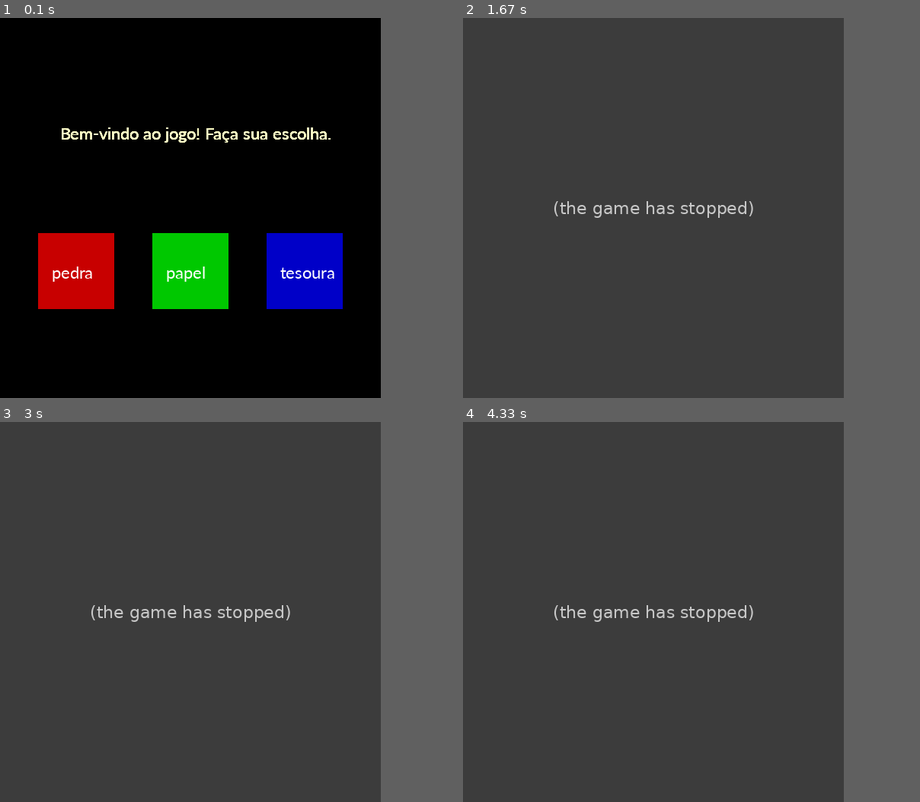
Above: before the commit, frames 1-4 (two rows, left to right).
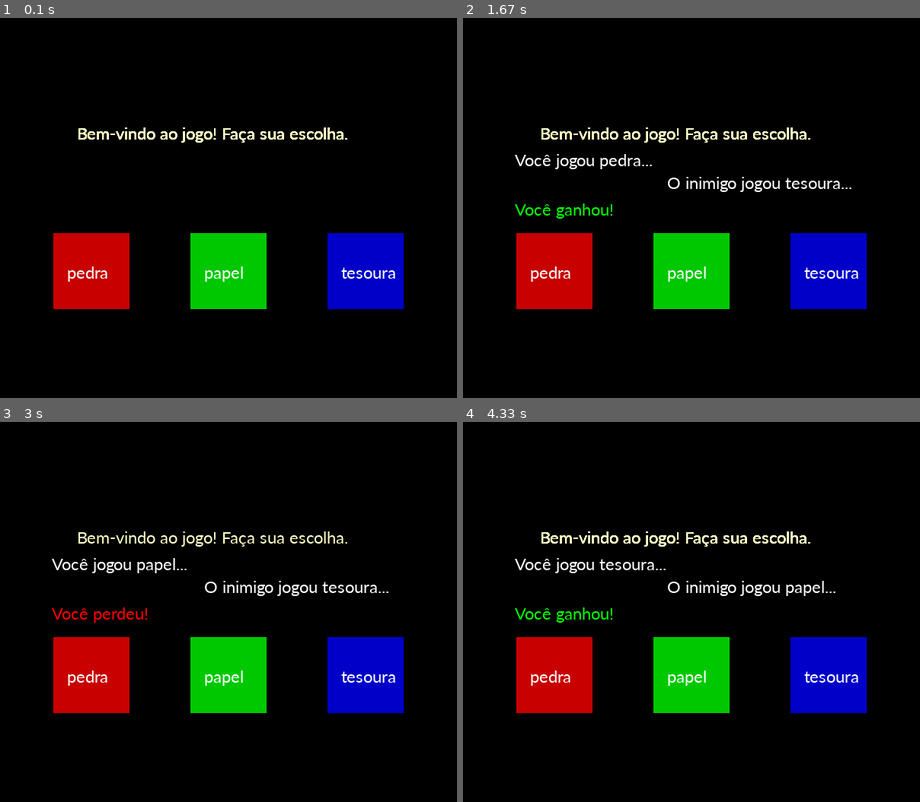
Above: after the commit, the same moments.

Repository: ifal-si-bacharel/jankenpoop
Game: pygame game, started from main.py
Two runs of this game, one before a commit and one after it. Both use one fixed random seed, a clock stepped at 60 frames per second and the inputs below.
Inputs (mouse positions are in pixels of both pictures, inside the frame that each line leads up to):
- Up to frame 1 (0.1 s): no input
- Up to frame 2 (1.67 s): click "pedra" at 0.38 s; click (691, 234) at 0.77 s; click (549, 295) at 1.15 s; click (856, 341) at 1.62 s
- Up to frame 3 (3 s): move the mouse to (237, 482) at 1.93 s; click (237, 482) at 2.15 s; move the mouse to (205, 710) at 2.5 s; click (205, 710) at 2.75 s
- Up to frame 4 (4.33 s): move the mouse to (810, 672) at 3.13 s; click (810, 672) at 3.42 s; move the mouse to (627, 532) at 3.83 s; click (627, 532) at 4.15 s
In our replay, the window is 500x500 before the commit and 600x500 after it. These sizes can differ from the game's own. Grey fills any space a smaller window leaves; there, only what the larger window draws over its background counts as a difference.

The runs differ from the first frame. In frame 1, 11% of the frame differs, in the area x 8-89%, y 28-77%; in frame 2, 84%, in the area x 0-89%, y 0-100%; in frame 3, 84%; in frame 4, 84%.
Error before the commit: NameError: name 'set_fill' is not defined (game_screen.py line 16); the game stopped at 0.4 s (later frames are placeholders)

Commit message:
screen height update

Diff:
--- a/config.ini
+++ b/config.ini
@@ -1,5 +1,5 @@
 [WINDOW]
-Width = 500
+Width = 600
 Height = 500
 GameName = Jankenpoop
 
--- a/src/modules/game_screen/game_screen.py
+++ b/src/modules/game_screen/game_screen.py
@@ -11,6 +11,9 @@
 button_tesoura = Button(1.25,(0,0,200),'tesoura')
 
 welcome_text = Text("Bem-vindo ao jogo! Faça sua escolha.", (255, 255, 198), 4.5, 100)
+
+def set_fill():
+  display.fill((0,0,0))
 
 def choice(option):
   set_fill()
